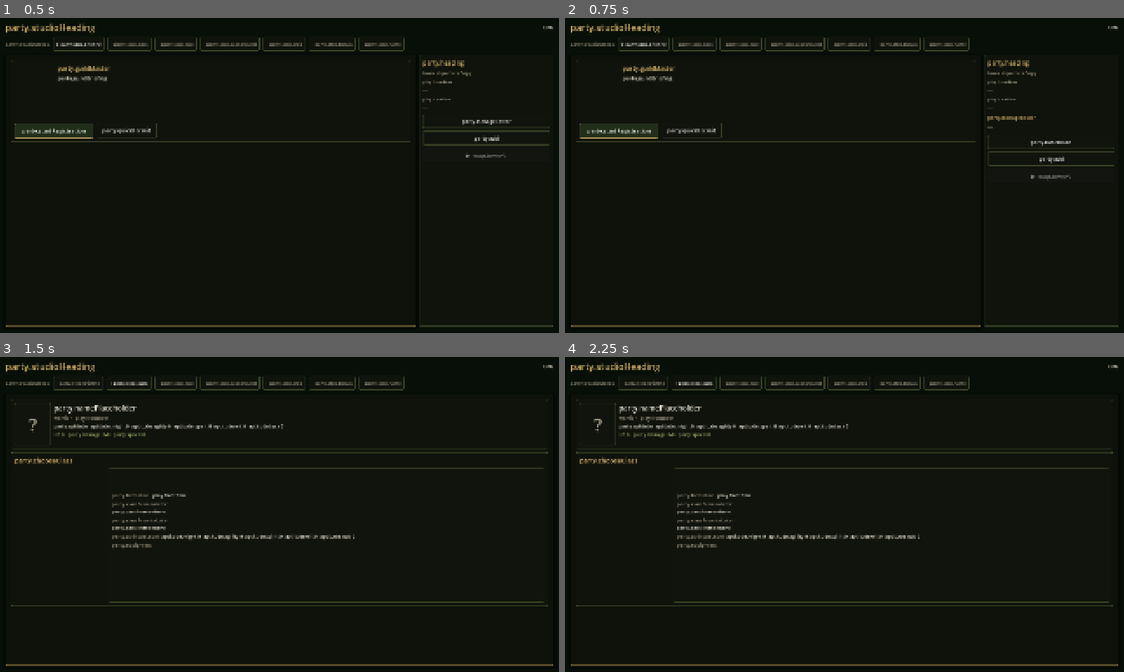
Above: before the commit, frames 1-4 (two rows, left to right).
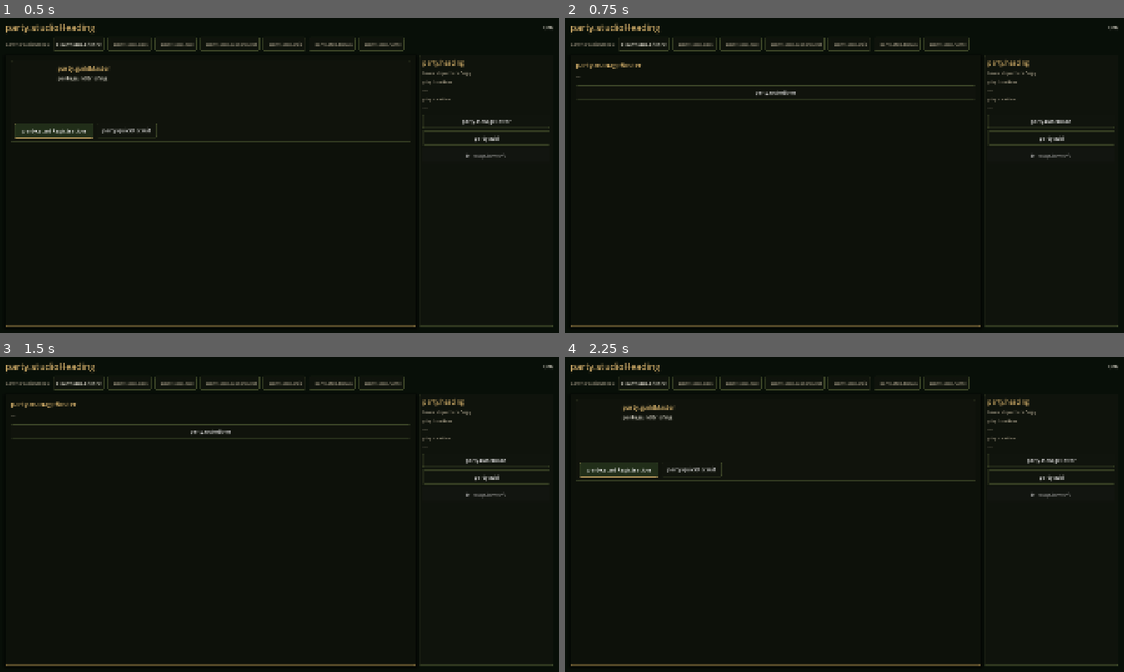
Above: after the commit, the same moments.

Repository: kino-6/black-stela
Game: Godot game, scene res://scenes/guild.tscn
Two runs of this game, one before a commit and one after it. Both use one fixed random seed, a clock stepped at 60 frames per second and the inputs below. This scene is started directly instead of the project's main scene.
Inputs (mouse positions are in pixels of both pictures, inside the frame that each line leads up to):
- Up to frame 1 (0.5 s): no input
- Up to frame 2 (0.75 s): click "party.manageRoster" at 0.5 s
- Up to frame 3 (1.5 s): click (55, 470) at 1.25 s, where only the run before the commit has a clickable "party.startRegistration"
- Up to frame 4 (2.25 s): click (777, 432) at 2 s, where only the run after the commit has a clickable "party.rosterDone"

Frame 1 is identical in both runs. In frame 2, 3.2% of the frame differs, in the area x 1-99%, y 14-52%; in frame 3, 5.5%; in frame 4, 5.7%, in the area x 1-99%, y 6-99%.

Commit message:
fix(guild): roster editor moves to the main window (T10 layout)
The 名簿 editor (picker + portrait + name/来歴 fields + 保存/外す) was crammed
into the narrow 420px hall column on the right (playtest #37). Extract it into a
new _roster_manager() rendered in the MAIN frame; the hall column keeps only the
party summary + the 名簿を整える / 名簿を閉じる toggle. Widen the picker to 4
columns to use the space.

Gate: verify_guild_controller roster section — with a member selected, 保存 is
reachable and is NOT a descendant of the 420px hall column (fails on the pre-fix
hall-embedded editor).

Co-Authored-By: Claude Opus 4.8 <noreply@anthropic.com>

Diff:
--- a/godot/scripts/guild.gd
+++ b/godot/scripts/guild.gd
@@ -158,9 +158,13 @@
 	var main := UI.col(10)
 	main_frame.add_child(main)
 	body.add_child(main_frame)
-	if _step != "briefing":
-		main.add_child(_preview_card())
-	main.add_child(_step_panel())
+	if _step == "briefing" and _roster_open:
+		# 名簿の管理 owns the MAIN window (playtest #37: the editor was crammed into the narrow hall column).
+		main.add_child(_roster_manager())
+	else:
+		if _step != "briefing":
+			main.add_child(_preview_card())
+		main.add_child(_step_panel())
 
 	# The hall stands beside the briefing only. During the steps it would be a SECOND focus surface, and
 	# the arrows would wander out of the question the player is being asked (the same reason React stopped
@@ -621,6 +625,74 @@
 	return UI.card(col)
 
 # --- the hall (briefing only) ---------------------------------------------------------------------
+# 名簿の管理 — the full roster editor, rendered in the MAIN window (playtest #37: it used to be crammed into
+# the narrow hall column on the right). Pick any registered adventurer (party OR reserve), then correct their
+# name / 来歴 / 顔, or 外す them from the roster.
+func _roster_manager() -> Control:
+	var col := UI.col(10)
+	col.add_child(UI.label(I18n.t("party.manageRoster"), 22, UI.GOLD))
+	# Every registered adventurer — party AND reserve — is selectable, so names/来歴 can be corrected
+	# after registration (playtest: "ギルドで名前変更できない / 冒険者情報の修正できないの？").
+	var everyone: Array = []
+	everyone.append_array(state().get("party", []))
+	everyone.append_array(state().get("reserve", []))
+	if everyone.is_empty():
+		col.add_child(UI.label("—", 15, UI.DIM))
+	# A grid, not a single row — six 150px buttons overflowed the old narrow panel; the main window fits more
+	# abreast, so widen to 4 columns (playtest 2026-07-29 "名簿UIが破損").
+	var picker := GridContainer.new()
+	picker.columns = 4
+	picker.add_theme_constant_override("h_separation", 6)
+	picker.add_theme_constant_override("v_separation", 6)
+	for member in everyone:
+		var mid := String(member.get("id", ""))
+		var pick := UI.button(String(member.get("name", "?")), func(): _roster_select(mid), Vector2(160, 34), 14)
+		if mid == _roster_selected_id:
+			pick.add_theme_color_override("font_color", UI.GOLD)
+		_claim(pick, "roster:%s" % mid)
+		picker.add_child(pick)
+	col.add_child(picker)
+	var editing := _member_by_id(_roster_selected_id)
+	if not editing.is_empty():
+		var edit_row := UI.row()
+		var face := UI.col(6)
+		var portrait := TextureRect.new()
+		portrait.custom_minimum_size = Vector2(160, 194)
+		portrait.expand_mode = TextureRect.EXPAND_IGNORE_SIZE
+		portrait.stretch_mode = TextureRect.STRETCH_KEEP_ASPECT_COVERED
+		# Prefer the working draft's imported ref (a fresh pick), else the member's current portrait.
+		var preview_ref := String(_roster_draft.get("portraitRef", ""))
+		if preview_ref == "":
+			preview_ref = String(editing.get("portraitRef", ""))
+		portrait.texture = WorldResources.portrait_texture(preview_ref, _member_portrait_path(editing))
+		face.add_child(UI.card(portrait))
+		var import_btn := UI.button(I18n.t("party.importImage"), func(): _import_portrait(func(ref: String): _roster_draft["portraitRef"] = ref; _rebuild()), Vector2(200, 36), 14)
+		_claim(import_btn, "roster:import")
+		face.add_child(import_btn)
+		edit_row.add_child(face)
+		var fields := UI.col(4)
+		fields.size_flags_horizontal = Control.SIZE_EXPAND_FILL
+		fields.add_child(_roster_field(I18n.t("party.editName"), String(_roster_draft.get("name", "")), I18n.t("party.namePlaceholder"), "name"))
+		fields.add_child(_roster_field(I18n.t("party.editTitle"), String(_roster_draft.get("title", "")), I18n.t("party.titlePlaceholder"), "title"))
+		fields.add_child(_roster_field(I18n.t("party.editNotes"), String(_roster_draft.get("notes", "")), I18n.t("party.notesPlaceholder"), "notes"))
+		edit_row.add_child(UI.grow(fields))
+		col.add_child(edit_row)
+		var edit_actions := UI.row()
+		var save := UI.button(I18n.t("party.editSave"), func(): _save_roster_edit(), Vector2(200, 40), 16)
+		_claim(save, "roster:save")
+		edit_actions.add_child(save)
+		# 外す — remove this adventurer from the party (retire, reversible at the town counter). Playtest
+		# 2026-07-29: the roster editor could rename but not REMOVE a member. Never let the roster go empty.
+		var total := int(state().get("party", []).size()) + int(state().get("reserve", []).size())
+		var remove := UI.button(I18n.t("party.removeMember"), func(): _remove_roster_member(_roster_selected_id), Vector2(160, 40), 16)
+		remove.disabled = total <= 1
+		remove.add_theme_color_override("font_color", UI.BAD if not remove.disabled else UI.DIM)
+		_claim(remove, "roster:remove")
+		edit_actions.add_child(remove)
+		col.add_child(edit_actions)
+	col.add_child(UI.button(I18n.t("party.rosterDone"), func(): _set_roster(false), Vector2(200, 40), 16))
+	return col
+
 func _hall_panel() -> Control:
 	var col := UI.col(8)
 	col.custom_minimum_size = Vector2(420, 0)
@@ -646,69 +718,10 @@
 		if not any:
 			col.add_child(UI.label("—", 15, UI.DIM))
 
-	# The roster is the hall's OTHER job: who is out, who is benched. Full roster management (bench /
-	# recall / retire) is the town's guild counter — this opens the same list so the hall is not a dead
-	# end while the party is still being built.
+	# The roster is the hall's OTHER job: who is out, who is benched. The 名簿を管理 toggle opens the full
+	# editor — but that editor renders in the MAIN window (see `_roster_manager`), not squeezed into this
+	# narrow hall column (playtest #37: "なんでこんな右下の狭いところに配置するの？").
 	if _roster_open:
-		col.add_child(UI.label(I18n.t("party.manageRoster"), 16, UI.GOLD))
-		# Every registered adventurer — party AND reserve — is selectable, so names/来歴 can be corrected
-		# after registration (playtest: "ギルドで名前変更できない / 冒険者情報の修正できないの？").
-		var everyone: Array = []
-		everyone.append_array(state().get("party", []))
-		everyone.append_array(state().get("reserve", []))
-		if everyone.is_empty():
-			col.add_child(UI.label("—", 15, UI.DIM))
-		# A 3-column grid, not a single row — six 150px buttons overflowed the panel's right edge and the
-		# last names + 保存 were clipped off-screen (playtest 2026-07-29 "名簿UIが破損").
-		var picker := GridContainer.new()
-		picker.columns = 3
-		picker.add_theme_constant_override("h_separation", 6)
-		picker.add_theme_constant_override("v_separation", 6)
-		for member in everyone:
-			var mid := String(member.get("id", ""))
-			var pick := UI.button(String(member.get("name", "?")), func(): _roster_select(mid), Vector2(150, 34), 14)
-			if mid == _roster_selected_id:
-				pick.add_theme_color_override("font_color", UI.GOLD)
-			_claim(pick, "roster:%s" % mid)
-			picker.add_child(pick)
-		col.add_child(picker)
-		var editing := _member_by_id(_roster_selected_id)
-		if not editing.is_empty():
-			var edit_row := UI.row()
-			var face := UI.col(6)
-			var portrait := TextureRect.new()
-			portrait.custom_minimum_size = Vector2(120, 146)
-			portrait.expand_mode = TextureRect.EXPAND_IGNORE_SIZE
-			portrait.stretch_mode = TextureRect.STRETCH_KEEP_ASPECT_COVERED
-			# Prefer the working draft's imported ref (a fresh pick), else the member's current portrait.
-			var preview_ref := String(_roster_draft.get("portraitRef", ""))
-			if preview_ref == "":
-				preview_ref = String(editing.get("portraitRef", ""))
-			portrait.texture = WorldResources.portrait_texture(preview_ref, _member_portrait_path(editing))
-			face.add_child(UI.card(portrait))
-			var import_btn := UI.button(I18n.t("party.importImage"), func(): _import_portrait(func(ref: String): _roster_draft["portraitRef"] = ref; _rebuild()), Vector2(180, 36), 14)
-			_claim(import_btn, "roster:import")
-			face.add_child(import_btn)
-			edit_row.add_child(face)
-			var fields := UI.col(4)
-			fields.add_child(_roster_field(I18n.t("party.editName"), String(_roster_draft.get("name", "")), I18n.t("party.namePlaceholder"), "name"))
-			fields.add_child(_roster_field(I18n.t("party.editTitle"), String(_roster_draft.get("title", "")), I18n.t("party.titlePlaceholder"), "title"))
-			fields.add_child(_roster_field(I18n.t("party.editNotes"), String(_roster_draft.get("notes", "")), I18n.t("party.notesPlaceholder"), "notes"))
-			edit_row.add_child(fields)
-			col.add_child(edit_row)
-			var edit_actions := UI.row()
-			var save := UI.button(I18n.t("party.editSave"), func(): _save_roster_edit(), Vector2(200, 40), 16)
-			_claim(save, "roster:save")
-			edit_actions.add_child(save)
-			# 外す — remove this adventurer from the party (retire, reversible at the town counter). Playtest
-			# 2026-07-29: the roster editor could rename but not REMOVE a member. Never let the roster go empty.
-			var total := int(state().get("party", []).size()) + int(state().get("reserve", []).size())
-			var remove := UI.button(I18n.t("party.removeMember"), func(): _remove_roster_member(_roster_selected_id), Vector2(160, 40), 16)
-			remove.disabled = total <= 1
-			remove.add_theme_color_override("font_color", UI.BAD if not remove.disabled else UI.DIM)
-			_claim(remove, "roster:remove")
-			edit_actions.add_child(remove)
-			col.add_child(edit_actions)
 		col.add_child(UI.button(I18n.t("party.rosterDone"), func(): _set_roster(false), Vector2(200, 40), 16))
 	else:
 		col.add_child(UI.button(I18n.t("party.manageRoster"), func(): _set_roster(true), Vector2(220, 40), 16))
--- a/godot/tests/verify_guild_controller.gd
+++ b/godot/tests/verify_guild_controller.gd
@@ -359,6 +359,25 @@
 			_fail("re-entering the guild wiped the existing roster (%d members) — start_guild must not run on _ready" % kept.size())
 		reentry.queue_free()
 
+	# T10 (playtest #37 "なんでこんな右下の狭いところに配置するの？"): the 名簿 editor renders in the MAIN
+	# window, not crammed into the narrow 420px hall column on the right. Open the manager, select a member,
+	# and assert the 保存 button is NOT a descendant of the hall column.
+	if run != null:
+		run.state["party"] = [{"id": "ros", "name": "名簿太郎", "classId": "warrior", "row": "front", "hp": 10, "maxHp": 10}]
+		run.state["reserve"] = []
+		guild.call("set_ui_state", {"step": "briefing", "roster": true})
+		guild.call("_roster_select", "ros")
+		for i in 4:
+			await process_frame
+		var save_btn := _find_button(guild, I18n.t("party.editSave"))
+		var hall_col := _find_hall_column(guild)
+		if save_btn == null:
+			_fail("roster: the 名簿 editor's 保存 is not reachable when a member is selected")
+		elif hall_col != null and _is_descendant(save_btn, hall_col):
+			_fail("roster editor is still inside the narrow hall column, not the main window (T10)")
+		else:
+			print("[guild-controller] roster editor renders in the main window, not the hall column (T10)")
+
 	print("")
 	if _failures == 0:
 		print("[guild-controller] PASS — the five registration steps are reachable, focusable, cancellable, and mint the adventurer that was built")
@@ -402,6 +421,24 @@
 	event.pressed = true
 	guild.call("_input", event)
 
+# The hall column is the narrow right-hand panel (`_hall_panel` gives its col a 420px minimum width).
+func _find_hall_column(node: Node) -> Control:
+	if node is VBoxContainer and absf((node as Control).custom_minimum_size.x - 420.0) < 0.5:
+		return node as Control
+	for child in node.get_children():
+		var found := _find_hall_column(child)
+		if found:
+			return found
+	return null
+
+func _is_descendant(node: Node, ancestor: Node) -> bool:
+	var cur := node.get_parent()
+	while cur != null:
+		if cur == ancestor:
+			return true
+		cur = cur.get_parent()
+	return false
+
 func _find_textedit(node: Node) -> TextEdit:
 	if node is TextEdit:
 		return node
Not shown, changed: Tasks.md
